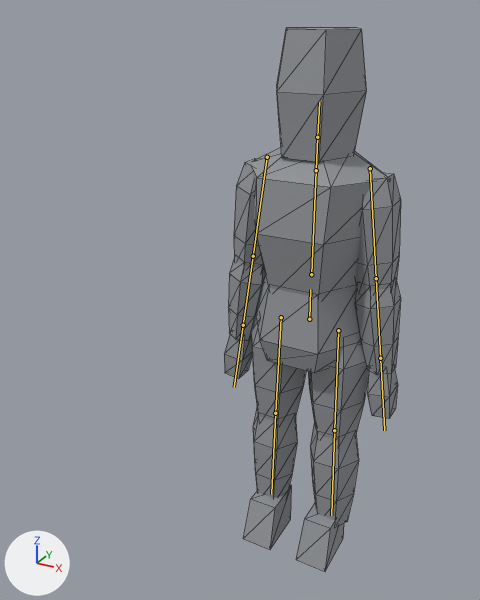
The glTF model assets/models/runner.glb: old version first, new version second.
Before and after are seen from a 50 mm lens placed at (0.767, -1.877, 1.853), pointed at (-0.095, -0.309, 1.069). The axes (+X, +Y, +Z) are drawn at lower left. The lights are the same throughout. The picture after the commit comes second. The bones that change, and the others that lie on the model, are drawn over the model as lines. Mesh edges are drawn as thin lines.

In view in the first picture: 'Runner'.
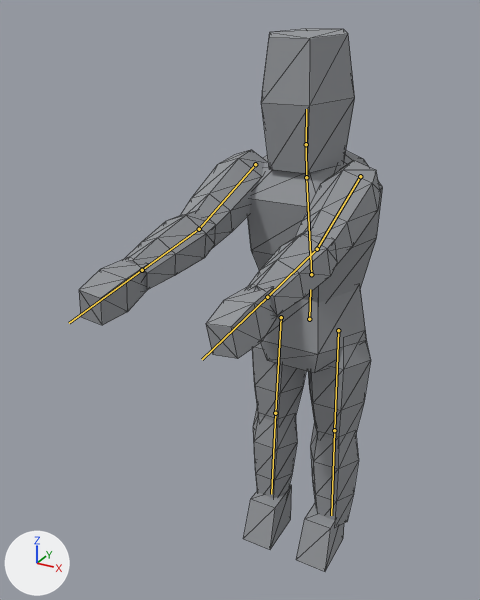
The newer file adds an action. The first version stands in its rest pose; the second is drawn at frame 3 of the action 'Shove'.

Where the change shows, as pixel boxes [x1, y1, x2, y2] in the pictures (480 x 600 px):
```json
{"object": "Runner", "change": "posed", "before": [224, 27, 401, 571], "after": [79, 29, 383, 571], "on screen": "71% wider"}
{"bone": "Spine", "before": "(311, 274) to (316, 170)", "after": "(311, 274) to (306, 177)"}
{"bone": "Neck", "before": "(316, 170) to (317, 137)", "after": "(306, 177) to (306, 144)"}
{"bone": "Head", "before": "(317, 137) to (319, 102)", "after": "(306, 144) to (306, 109)"}
{"bone": "UpperArm.L", "before": "(370, 168) to (376, 278)", "after": "(360, 176) to (317, 249)"}
{"bone": "LowerArm.L", "before": "(376, 278) to (380, 358)", "after": "(317, 249) to (267, 297)"}
{"bone": "UpperArm.R", "before": "(267, 157) to (253, 256)", "after": "(255, 164) to (199, 229)"}
{"bone": "LowerArm.R", "before": "(253, 256) to (243, 325)", "after": "(199, 229) to (142, 270)"}
```

Scene script edits in JSON lines:
```json
{"block": "bone_spine", "where": "bone_spine = bpy.data.objects['Armature'].pose.bones['Spine']  # child of 'Hips'"}
{"op": "set", "path": "bone_spine.rotation_quaternion", "old": "(1.0, 0.0, 0.0, 0.0)", "new": "(0.994, 0.107, 0.0, 0.0)", "note": "degrees (0, 0, 0) -> degrees (12, 0, 0)"}
{"block": "bone_neck", "where": "bone_neck = bpy.data.objects['Armature'].pose.bones['Neck']  # child of 'Spine'"}
{"op": "set", "path": "bone_neck.rotation_quaternion", "old": "(1.0, 0.0, 0.0, 0.0)", "new": "(0.999, -0.045, 0.0, 0.0)", "note": "degrees (0, 0, 0) -> degrees (-5, 0, 0)"}
{"block": "bone_head", "where": "bone_head = bpy.data.objects['Armature'].pose.bones['Head']  # child of 'Neck'"}
{"op": "set", "path": "bone_head.rotation_quaternion", "old": "(1.0, 0.0, 0.0, 0.0)", "new": "(1.0, -0.029, 0.0, 0.0)", "note": "degrees (0, 0, 0) -> degrees (-3, 0, 0)"}
{"block": "bone_upperarm_l", "where": "bone_upperarm_l = bpy.data.objects['Armature'].pose.bones['UpperArm.L']  # child of 'Spine'"}
{"op": "set", "path": "bone_upperarm_l.rotation_quaternion", "old": "(1.0, 0.0, 0.0, 0.0)", "new": "(0.753, 0.655, 0.0, 0.0)", "note": "degrees (0, 0, 0) -> degrees (82, 0, 0)"}
{"block": "bone_lowerarm_l", "where": "bone_lowerarm_l = bpy.data.objects['Armature'].pose.bones['LowerArm.L']  # child of 'UpperArm.L'"}
{"op": "set", "path": "bone_lowerarm_l.rotation_quaternion", "old": "(1.0, 0.0, 0.0, 0.0)", "new": "(0.986, 0.122, 0.0, 0.0)", "note": "degrees (0, 0, 0) -> degrees (14, 0, 0)"}
{"block": "bone_upperarm_r", "where": "bone_upperarm_r = bpy.data.objects['Armature'].pose.bones['UpperArm.R']  # child of 'Spine'"}
{"op": "set", "path": "bone_upperarm_r.rotation_quaternion", "old": "(1.0, 0.0, 0.0, 0.0)", "new": "(0.753, 0.655, 0.0, 0.0)", "note": "degrees (0, 0, 0) -> degrees (82, 0, 0)"}
{"block": "bone_lowerarm_r", "where": "bone_lowerarm_r = bpy.data.objects['Armature'].pose.bones['LowerArm.R']  # child of 'UpperArm.R'"}
{"op": "set", "path": "bone_lowerarm_r.rotation_quaternion", "old": "(1.0, 0.0, 0.0, 0.0)", "new": "(0.986, 0.122, 0.0, 0.0)", "note": "degrees (0, 0, 0) -> degrees (14, 0, 0)"}
```
